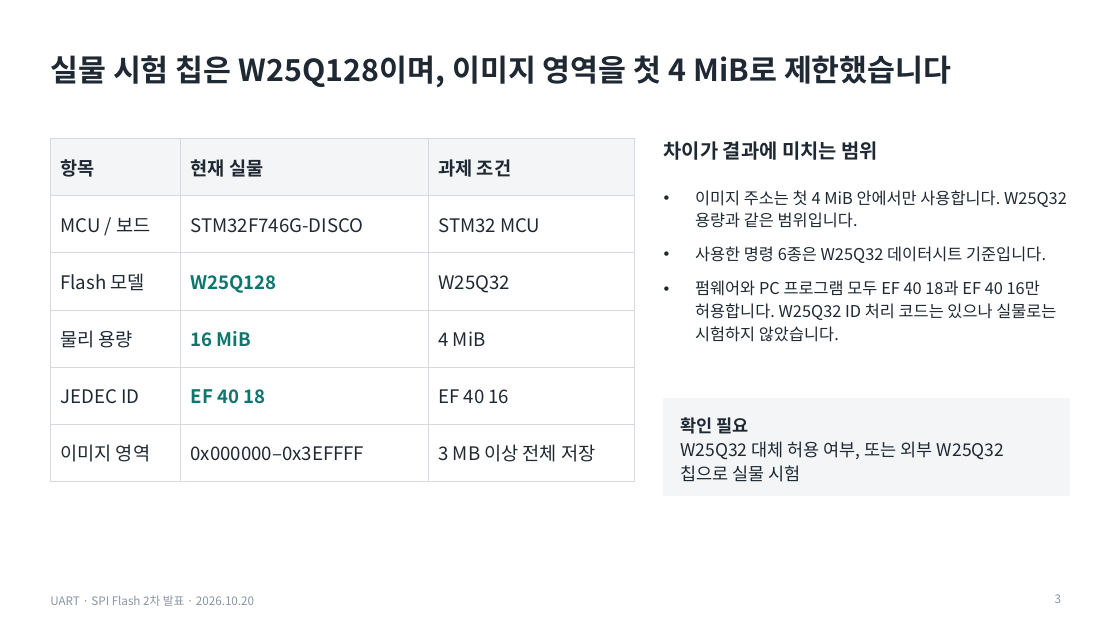
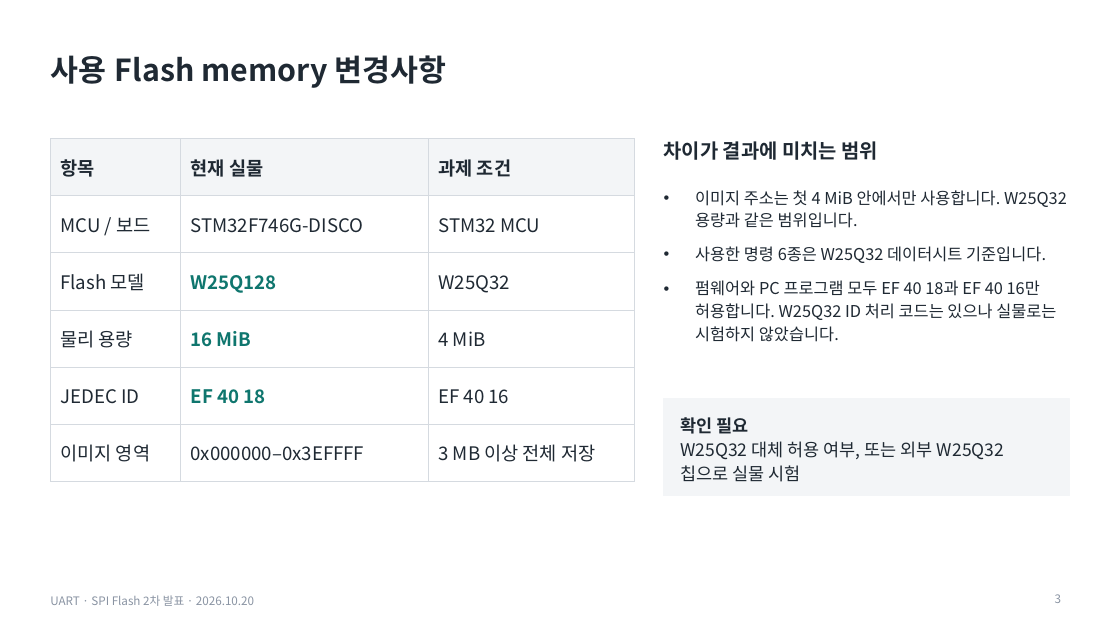
Before and after one commit to dazement/STM32-BMP-file-store-in-Flash-memory, a slide deck: slide 3 of presentation_oct20/output/UART_SPIFlash_2차발표_1020_코드검증_1.pptx. Drawn at 1120x630 pixels with LibreOffice and Linux fonts; fonts in the diff are those of the drawing. Boxes give left, top, right and bottom in pixels: in the first picture for what was removed or moved away, otherwise in the second. Text is boxed around its words. In the diff, an @@ line names an element or a change of style, - is before the commit and + after.

```diff
--- a/presentation_oct20/output/UART_SPIFlash_2차발표_1020_코드검증_1.pptx
+++ b/presentation_oct20/output/UART_SPIFlash_2차발표_1020_코드검증_1.pptx
@@ title at box(50, 55, 447, 88): text changed @@
-실물 시험 칩은 W25Q128이며, 이미지 영역을 첫 4 MiB로 제한했습니다
+사용 Flash memory 변경사항
```
Also in this commit, not shown: 7 other slides changed, 1 slide added, 1 slide removed.
